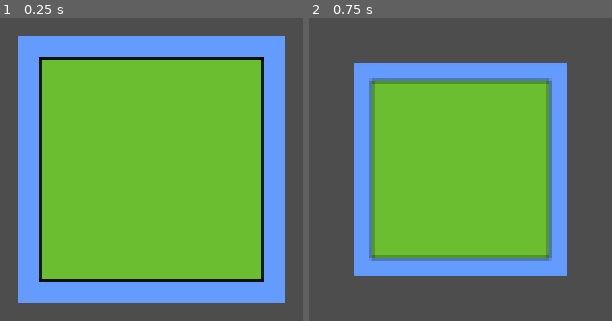
Above: before the commit, frames 1-2 (left to right).
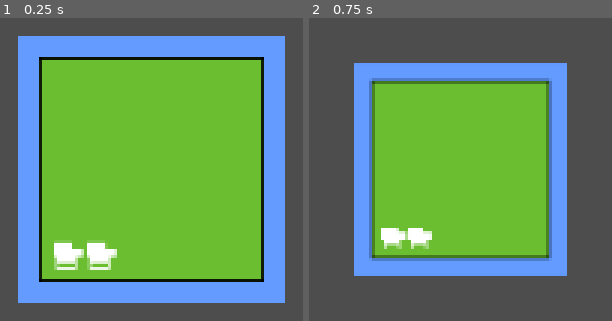
Above: after the commit, the same moments.

Repository: acleverpun/factory-wars
Game: Godot game, scene res://src/stages/sandbox.tscn
The game is run twice, just before and just after one commit, with the same random seed, the same clock (stepped at 60 frames per second) and the same inputs.
Inputs (mouse positions are in pixels of both pictures, inside the frame that each line leads up to):
- Up to frame 1 (0.25 s): no input
- Up to frame 2 (0.75 s): tap Enter at 0.5 s; move the mouse to (outside the picture) at 0.52 s; hold Mouse wheel up (cam.zoom.in) from 0.53 s (still down)

The runs differ from the first frame. In frame 1, 1.5% of the frame differs, in the area x 17-39%, y 73-84%; in frame 2, 2.1%, in the area x 20-80%, y 20-80%.

Commit message:
Added primitive unit icons.
Signed-off-by: Ross Hadden <rosshadden@gmail.com>

Diff:
--- a/project.godot
+++ b/project.godot
@@ -67,3 +67,7 @@
 "events": [Object(InputEventMouseButton,"resource_local_to_scene":false,"resource_name":"","device":0,"window_id":0,"st …(259 unchanged characters)…
 ]
 }
+
+[rendering]
+
+textures/canvas_textures/default_texture_filter=0
--- a/src/entities/units/unit.tscn
+++ b/src/entities/units/unit.tscn
@@ -1,9 +1,11 @@
-[gd_scene load_steps=2 format=3 uid="uid://xxjyibp3fpi1"]
+[gd_scene load_steps=3 format=3 uid="uid://xxjyibp3fpi1"]
 
 [ext_resource type="Script" path="res://src/entities/units/unit.gd" id="1_ftvy0"]
+[ext_resource type="Texture2D" uid="uid://d1mwqa4b7b1x7" path="res://assets/sprites/entities/units/tank.png" id="2_vwffx"]
 
 [node name="unit" type="Node2D"]
 script = ExtResource( "1_ftvy0" )
 
 [node name="sprite" type="Sprite2D" parent="."]
+texture = ExtResource( "2_vwffx" )
 region_rect = Rect2(0, 1024, 32, 32)
--- a/src/stages/sandbox.tscn
+++ b/src/stages/sandbox.tscn
@@ -13,13 +13,14 @@
 [node name="entities" type="Node" parent="."]
 
 [node name="unit" parent="entities" instance=ExtResource( "4_ojuue" )]
-position = Vector2(32, -96)
+position = Vector2(-40, 40)
 
 [node name="unit-2" parent="entities" instance=ExtResource( "4_ojuue" )]
-position = Vector2(-160, 32)
+position = Vector2(-24, 40)
 
 [node name="camera" type="Camera2D" parent="."]
 current = true
 script = ExtResource( "3_dk0qs" )
 
 [node name="map" parent="." instance=ExtResource( "2_npgxl" )]
+layer_0/name = "ground"
Binary file added: assets/sprites/entities/units/infantry.png
Not shown, added: assets/sprites/entities/units/infantry.png.import
Binary file added: assets/sprites/entities/units/tank.png
Not shown, added: assets/sprites/entities/units/tank.png.import
Empty file added: src/entities/entity.gd
Not shown, added: assets/sprites/entities/units/infantry.xcf
Not shown, added: assets/sprites/entities/units/tank.xcf
